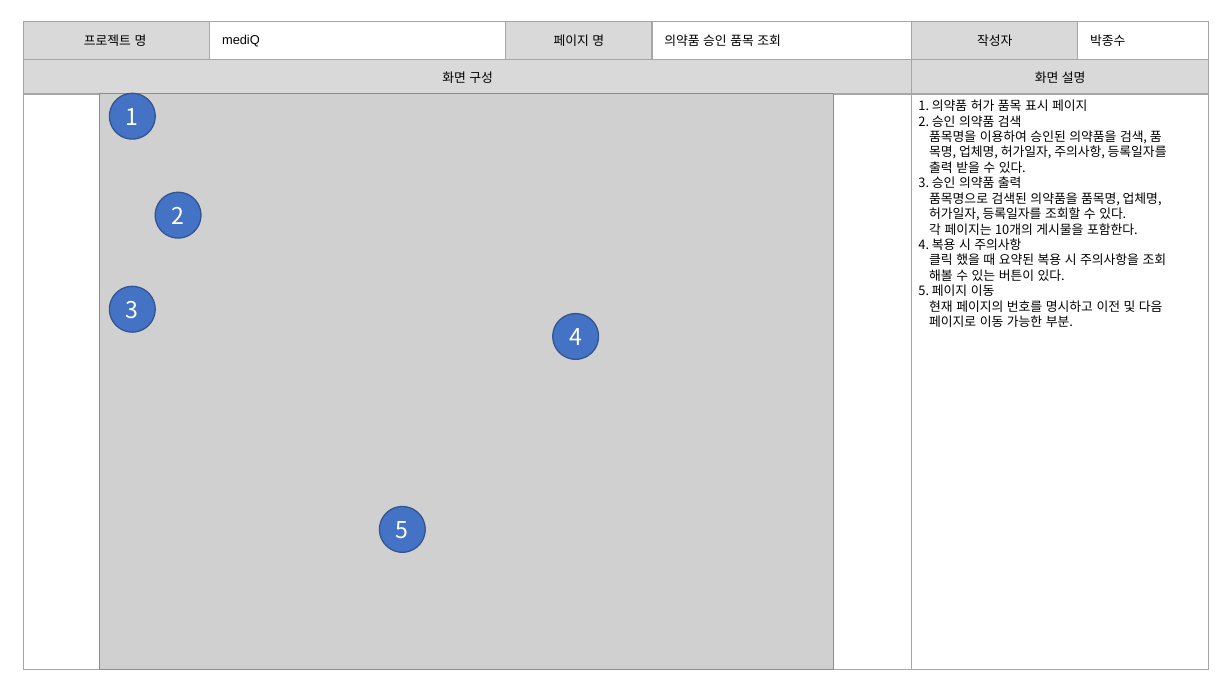
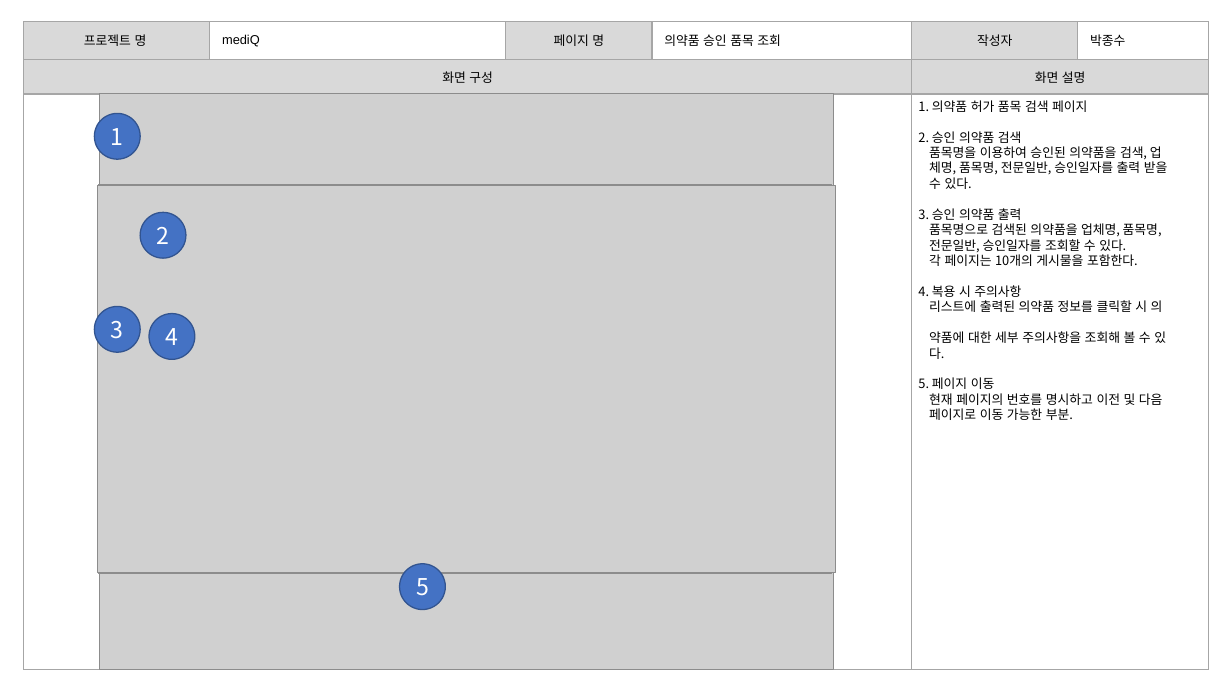
Before and after one commit to burnyst/mediQ, a slide deck: slide 40 of doc/0빅데이터분석프로젝트(공용)/[06] 스토리보드.pptx. Drawn at 1232x693 pixels with LibreOffice and Linux fonts; fonts in the diff are those of the drawing; grey boxes stand for pictures. Boxes give left, top, right and bottom in pixels: in the first picture for what was removed or moved away, otherwise in the second. Text is boxed around its words. In the diff, an @@ line names an element or a change of style, - is before the commit and + after.

```diff
--- a/doc/0빅데이터분석프로젝트(공용)/[06] 스토리보드.pptx
+++ b/doc/0빅데이터분석프로젝트(공용)/[06] 스토리보드.pptx
@@ text at box(918, 100, 1087, 112): text changed @@
-1. 의약품 허가 품목 표시 페이지
+1. 의약품 허가 품목 검색 페이지
@@ text at box(929, 146, 1168, 189): text changed @@
-품목명을 이용하여 승인된 의약품을 검색, 품
-목명, 업체명, 허가일자, 주의사항, 등록일자를
-출력 받을 수 있다.
+품목명을 이용하여 승인된 의약품을 검색, 업
+체명, 품목명, 전문일반, 승인일자를 출력 받을
+수 있다.
@@ picture added at box(97, 186, 836, 572) @@
@@ picture added at box(99, 185, 832, 574) @@
@@ 3 ellipses: place and size @@
-3 ellipses at box(109, 93, 201, 333)
+3 ellipses at box(94, 114, 187, 353)
@@ text at box(929, 223, 1162, 252): text changed @@
-품목명으로 검색된 의약품을 품목명, 업체명,
-허가일자, 등록일자를 조회할 수 있다.
+품목명으로 검색된 의약품을 업체명, 품목명,
+전문일반, 승인일자를 조회할 수 있다.
@@ ellipse "4": place and size @@
-ellipse "4" at box(553, 313, 599, 360)
+ellipse "4" at box(149, 313, 195, 360)
@@ text at box(929, 300, 1166, 359): text changed @@
-클릭 했을 때 요약된 복용 시 주의사항을 조회
-해볼 수 있는 버튼이 있다.
+리스트에 출력된 의약품 정보를 클릭할 시 의
+약품에 대한 세부 주의사항을 조회해 볼 수 있
+다.
@@ ellipse "5": place and size @@
-ellipse "5" at box(380, 506, 426, 553)
+ellipse "5" at box(399, 564, 445, 610)
```
Also in this commit, not shown: 4 other slides changed.
